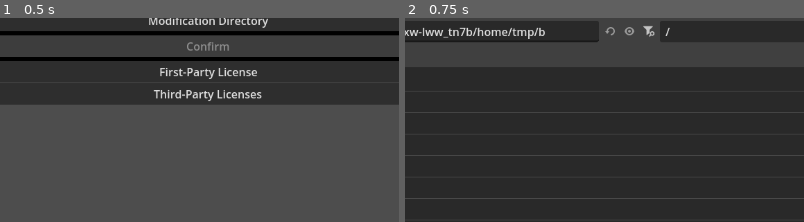
Above: before the commit, frames 1-2 (left to right).
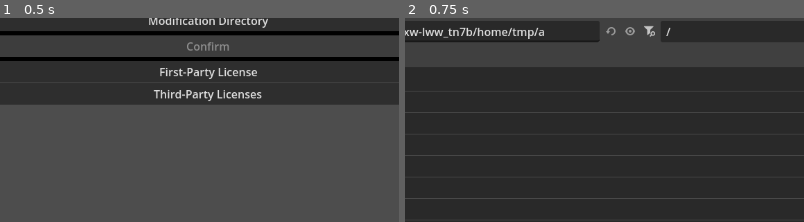
Above: after the commit, the same moments.

Repository: Mervius/Mervs-Modifier
Game: Godot game, scene res://control.tscn
Same seed, same stepped clock (60 frames per second), same inputs: the game is played once before the commit and once after it.
Inputs:
- Up to frame 1 (0.5 s): no input
- Up to frame 2 (0.75 s): click "Base Shader Directory" at 0.5 s
The pictures show only the part of the screen within x 24-74%, y 13-63%; the shares and areas given below are measured in that part.

Frame 1 is identical in both runs. In frame 2, 0.2% of the frame differs, in the area x 33-67%, y 3-12%.

Commit message:
add full replace

Diff:
--- a/control.gd
+++ b/control.gd
@@ -70,13 +70,18 @@
 					match (json[key]["type"]):
 						"replace":
 							var replacer : FileAccess = FileAccess.open(dup_dir_string.path_join(json["file"]),FileAccess.READ_WRITE)
+							print_debug(json["file"])
 							var swapper : String = replacer.get_as_text()
 							var before = swapper.get_slice(json[key]["linebefore"],0)
-							print_debug(before)
 							var after = swapper.get_slice(json[key]["lineafter"],1)
-							print_debug("after: " + after)
 							replacer.resize(0)
 							replacer.store_string(before + json[key]["code"] + after)
+							replacer.close()
+						"full replace":
+							var replacer : FileAccess = FileAccess.open(dup_dir_string.path_join(json["file"]),FileAccess.READ_WRITE)
+							var swapper : String = replacer.get_as_text()
+							replacer.resize(0)
+							replacer.store_string(json[key]["code"])
 							replacer.close()
 						"new file":
 							var new = FileAccess.open(dup_dir_string.path_join(json["file"]),FileAccess.WRITE)
